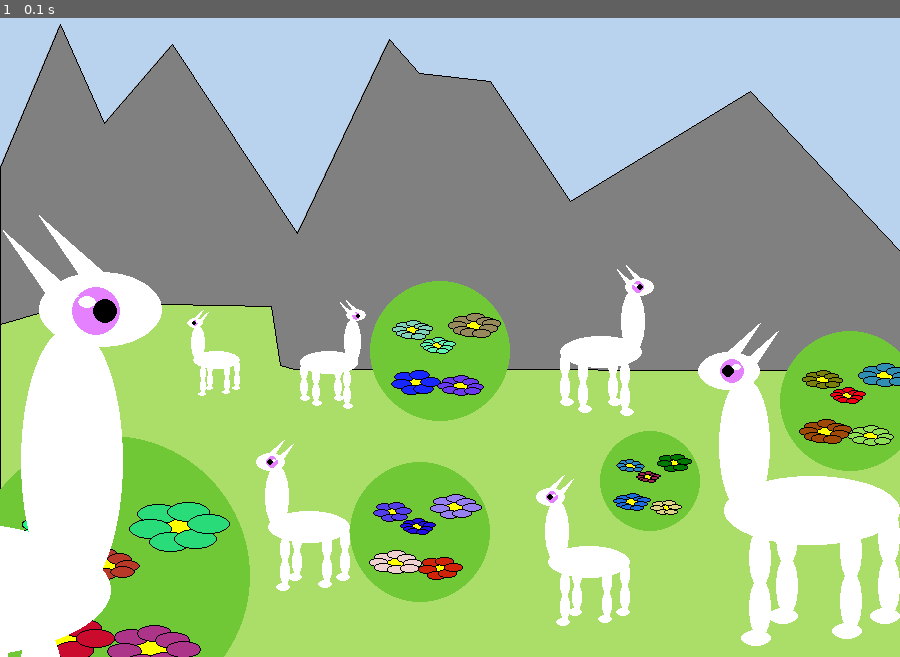
Above: before the commit, frame 1.
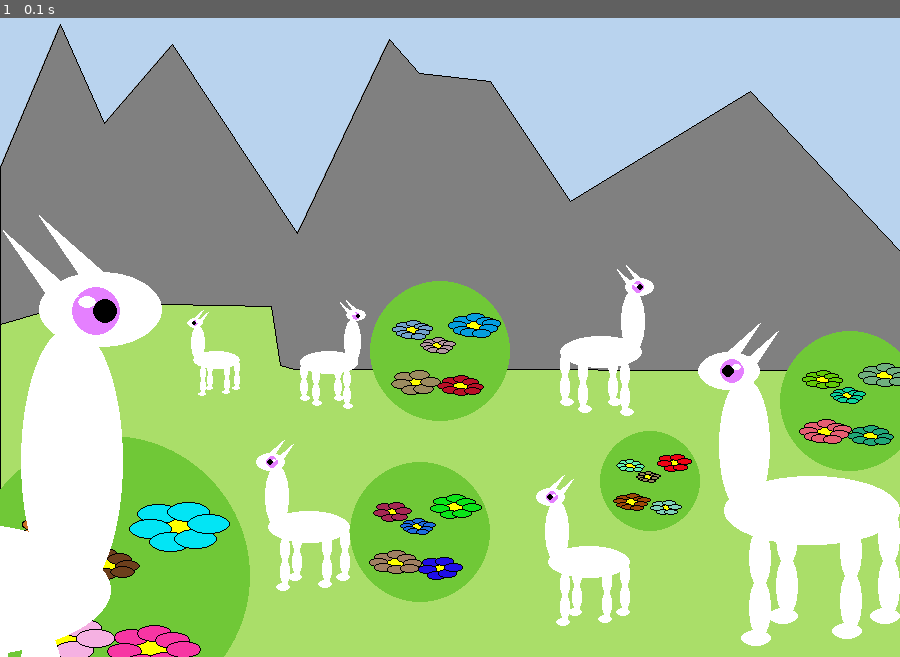
Above: after the commit, the same moment.

Repository: sarseniy/infa_2020_sarseniy
Game: pygame game, started from lab3/exercise_2_draw.py
Same seed, same stepped clock (60 frames per second), same inputs: the game is played once before the commit and once after it.
Inputs:
- Up to frame 1 (0.1 s): no input

The runs differ from the first frame. In frame 1, 2.4% of the frame differs, in the area x 2-100%, y 46-100%.

Commit message:
Выполнен рефакторинг кода

Diff:
--- a/lab3/exercise_2_draw.py
+++ b/lab3/exercise_2_draw.py
@@ -141,136 +141,66 @@
     pos - список из двух целочисленных значений, задающих координаты левого верхнего угла прямоугольника, в который
       вписывается центральный (желтый) эллипс в рисунке цветка
     size - вещественный параметр, служащий коэффициентом относительного размера
-    num - целочисленный параметр, определяющий количество лепестков в цветке (возможные значения - от 6 до 9)
-    '''
-    if num == 9:
-        flower_9(pos, size)
-    if num == 8:
-        flower_8(pos, size)
-    if num == 7:
-        flower_7(pos, size)
-    if num == 6:
-        flower_6(pos, size)
-
-
-def flower_9(pos, size):
-    '''
-    Функция рисует цветок с девятью лепестками.
-    pos - список из двух целочисленных значений, задающих координаты левого верхнего угла прямоугольника, в который
-      вписывается центральный (желтый) эллипс в рисунке цветка
-    size - вещественный параметр, служащий коэффициентом относительного размера
+    num - целочисленный параметр, определяющий количество лепестков в цветках
     '''
     random_color = (randint(0, 255), randint(0, 255), randint(0, 255))
-    param = [15, 7]
-    param[0] = round(param[0] * size)
-    param[1] = round(param[1] * size)
     ellipse(screen, YELLOW,
             pygame.Rect(pos[0] + round(15 * size), pos[1] + round(6 * size), round(18 * size), round(9 * size)))
-    ellipse(screen, random_color, pygame.Rect(pos[0] + round(5 * size), pos[1] + round(2 * size), param[0], param[1]))
-    ellipse(screen, BLACK, pygame.Rect(pos[0] + round(5 * size), pos[1] + round(2 * size), param[0], param[1]), 1)
-    ellipse(screen, random_color, pygame.Rect(pos[0] + round(1 * size), pos[1] + round(6 * size), param[0], param[1]))
-    ellipse(screen, BLACK, pygame.Rect(pos[0] + round(1 * size), pos[1] + round(6 * size), param[0], param[1]), 1)
-    ellipse(screen, random_color, pygame.Rect(pos[0] + round(5 * size), pos[1] + round(10 * size), param[0], param[1]))
-    ellipse(screen, BLACK, pygame.Rect(pos[0] + round(5 * size), pos[1] + round(10 * size), param[0], param[1]), 1)
-    ellipse(screen, random_color, pygame.Rect(pos[0] + round(10 * size), pos[1] + round(12 * size), param[0], param[1]))
-    ellipse(screen, BLACK, pygame.Rect(pos[0] + round(10 * size), pos[1] + round(12 * size), param[0], param[1]), 1)
-    ellipse(screen, random_color, pygame.Rect(pos[0] + round(15 * size), pos[1] + round(0 * size), param[0], param[1]))
-    ellipse(screen, BLACK, pygame.Rect(pos[0] + round(15 * size), pos[1] + round(0 * size), param[0], param[1]), 1)
-    ellipse(screen, random_color, pygame.Rect(pos[0] + round(23 * size), pos[1] + round(3 * size), param[0], param[1]))
-    ellipse(screen, BLACK, pygame.Rect(pos[0] + round(23 * size), pos[1] + round(3 * size), param[0], param[1]), 1)
-    ellipse(screen, random_color, pygame.Rect(pos[0] + round(28 * size), pos[1] + round(5 * size), param[0], param[1]))
-    ellipse(screen, BLACK, pygame.Rect(pos[0] + round(28 * size), pos[1] + round(5 * size), param[0], param[1]), 1)
-    ellipse(screen, random_color, pygame.Rect(pos[0] + round(25 * size), pos[1] + round(9 * size), param[0], param[1]))
-    ellipse(screen, BLACK, pygame.Rect(pos[0] + round(25 * size), pos[1] + round(9 * size), param[0], param[1]), 1)
-    ellipse(screen, random_color, pygame.Rect(pos[0] + round(20 * size), pos[1] + round(13 * size), param[0], param[1]))
-    ellipse(screen, BLACK, pygame.Rect(pos[0] + round(20 * size), pos[1] + round(13 * size), param[0], param[1]), 1)
-
-
-def flower_8(pos, size):
-    '''
-    Функция рисует цветок с восемью лепестками.
-    pos - список из двух целочисленных значений, задающих координаты левого верхнего угла прямоугольника, в который
-      вписывается центральный (желтый) эллипс в рисунке цветка
-    size - вещественный параметр, служащий коэффициентом относительного размера
-    '''
-    random_color = (randint(0, 255), randint(0, 255), randint(0, 255))
-    param = [15, 7]
-    param[0] = round(param[0] * size)
-    param[1] = round(param[1] * size)
-    ellipse(screen, YELLOW,
-            pygame.Rect(pos[0] + round(15 * size), pos[1] + round(6 * size), round(18 * size), round(9 * size)))
-    ellipse(screen, random_color, pygame.Rect(pos[0] + round(5 * size), pos[1] + round(2 * size), param[0], param[1]))
-    ellipse(screen, BLACK, pygame.Rect(pos[0] + round(5 * size), pos[1] + round(2 * size), param[0], param[1]), 1)
-    ellipse(screen, random_color, pygame.Rect(pos[0] + round(1 * size), pos[1] + round(6 * size), param[0], param[1]))
-    ellipse(screen, BLACK, pygame.Rect(pos[0] + round(1 * size), pos[1] + round(6 * size), param[0], param[1]), 1)
-    ellipse(screen, random_color, pygame.Rect(pos[0] + round(5 * size), pos[1] + round(10 * size), param[0], param[1]))
-    ellipse(screen, BLACK, pygame.Rect(pos[0] + round(5 * size), pos[1] + round(10 * size), param[0], param[1]), 1)
-    ellipse(screen, random_color, pygame.Rect(pos[0] + round(15 * size), pos[1] + round(12 * size), param[0], param[1]))
-    ellipse(screen, BLACK, pygame.Rect(pos[0] + round(15 * size), pos[1] + round(12 * size), param[0], param[1]), 1)
-    ellipse(screen, random_color, pygame.Rect(pos[0] + round(15 * size), pos[1] + round(0 * size), param[0], param[1]))
-    ellipse(screen, BLACK, pygame.Rect(pos[0] + round(15 * size), pos[1] + round(0 * size), param[0], param[1]), 1)
-    ellipse(screen, random_color, pygame.Rect(pos[0] + round(23 * size), pos[1] + round(3 * size), param[0], param[1]))
-    ellipse(screen, BLACK, pygame.Rect(pos[0] + round(23 * size), pos[1] + round(3 * size), param[0], param[1]), 1)
-    ellipse(screen, random_color, pygame.Rect(pos[0] + round(28 * size), pos[1] + round(7 * size), param[0], param[1]))
-    ellipse(screen, BLACK, pygame.Rect(pos[0] + round(28 * size), pos[1] + round(7 * size), param[0], param[1]), 1)
-    ellipse(screen, random_color, pygame.Rect(pos[0] + round(25 * size), pos[1] + round(11 * size), param[0], param[1]))
-    ellipse(screen, BLACK, pygame.Rect(pos[0] + round(25 * size), pos[1] + round(11 * size), param[0], param[1]), 1)
-
-
-def flower_7(pos, size):
-    '''
-    Функция рисует цветок с семью лепестками.
-    pos - список из двух целочисленных значений, задающих координаты левого верхнего угла прямоугольника, в который
-      вписывается центральный (желтый) эллипс в рисунке цветка
-    size - вещественный параметр, служащий коэффициентом относительного размера
-    '''
-    random_color = (randint(0, 255), randint(0, 255), randint(0, 255))
-    param = [15.5, 7.5]
-    param[0] = round(param[0] * size)
-    param[1] = round(param[1] * size)
-    ellipse(screen, YELLOW,
-            pygame.Rect(pos[0] + round(15 * size), pos[1] + round(6 * size), round(18 * size), round(9 * size)))
-    ellipse(screen, random_color, pygame.Rect(pos[0] + round(5 * size), pos[1] + round(2 * size), param[0], param[1]))
-    ellipse(screen, BLACK, pygame.Rect(pos[0] + round(5 * size), pos[1] + round(2 * size), param[0], param[1]), 1)
-    ellipse(screen, random_color, pygame.Rect(pos[0] + round(2 * size), pos[1] + round(8 * size), param[0], param[1]))
-    ellipse(screen, BLACK, pygame.Rect(pos[0] + round(2 * size), pos[1] + round(8 * size), param[0], param[1]), 1)
-    ellipse(screen, random_color, pygame.Rect(pos[0] + round(10 * size), pos[1] + round(13 * size), param[0], param[1]))
-    ellipse(screen, BLACK, pygame.Rect(pos[0] + round(10 * size), pos[1] + round(13 * size), param[0], param[1]), 1)
-    ellipse(screen, random_color, pygame.Rect(pos[0] + round(20 * size), pos[1] + round(12 * size), param[0], param[1]))
-    ellipse(screen, BLACK, pygame.Rect(pos[0] + round(20 * size), pos[1] + round(12 * size), param[0], param[1]), 1)
-    ellipse(screen, random_color, pygame.Rect(pos[0] + round(15 * size), pos[1] + round(0 * size), param[0], param[1]))
-    ellipse(screen, BLACK, pygame.Rect(pos[0] + round(15 * size), pos[1] + round(0 * size), param[0], param[1]), 1)
-    ellipse(screen, random_color, pygame.Rect(pos[0] + round(23 * size), pos[1] + round(3 * size), param[0], param[1]))
-    ellipse(screen, BLACK, pygame.Rect(pos[0] + round(23 * size), pos[1] + round(3 * size), param[0], param[1]), 1)
-    ellipse(screen, random_color, pygame.Rect(pos[0] + round(28 * size), pos[1] + round(7 * size), param[0], param[1]))
-    ellipse(screen, BLACK, pygame.Rect(pos[0] + round(28 * size), pos[1] + round(7 * size), param[0], param[1]), 1)
-
-
-def flower_6(pos, size):
-    '''
-    Функция рисует цветок с шестью лепестками.
-    pos - список из двух целочисленных значений, задающих координаты левого верхнего угла прямоугольника, в который
-      вписывается центральный (желтый) эллипс в рисунке цветка
-    size - вещественный параметр, служащий коэффициентом относительного размера
-    '''
-    random_color = (randint(0, 255), randint(0, 255), randint(0, 255))
-    param = [17, 8]
-    param[0] = round(param[0] * size)
-    param[1] = round(param[1] * size)
-    ellipse(screen, YELLOW,
-            pygame.Rect(pos[0] + round(15 * size), pos[1] + round(6 * size), round(18 * size), round(9 * size)))
-    ellipse(screen, random_color, pygame.Rect(pos[0] + round(5 * size), pos[1] + round(2 * size), param[0], param[1]))
-    ellipse(screen, BLACK, pygame.Rect(pos[0] + round(5 * size), pos[1] + round(2 * size), param[0], param[1]), 1)
-    ellipse(screen, random_color, pygame.Rect(pos[0] + round(2 * size), pos[1] + round(8 * size), param[0], param[1]))
-    ellipse(screen, BLACK, pygame.Rect(pos[0] + round(2 * size), pos[1] + round(8 * size), param[0], param[1]), 1)
-    ellipse(screen, random_color, pygame.Rect(pos[0] + round(10 * size), pos[1] + round(13 * size), param[0], param[1]))
-    ellipse(screen, BLACK, pygame.Rect(pos[0] + round(10 * size), pos[1] + round(13 * size), param[0], param[1]), 1)
-    ellipse(screen, random_color, pygame.Rect(pos[0] + round(20 * size), pos[1] + round(12 * size), param[0], param[1]))
-    ellipse(screen, BLACK, pygame.Rect(pos[0] + round(20 * size), pos[1] + round(12 * size), param[0], param[1]), 1)
-    ellipse(screen, random_color, pygame.Rect(pos[0] + round(17 * size), pos[1] + round(1 * size), param[0], param[1]))
-    ellipse(screen, BLACK, pygame.Rect(pos[0] + round(17 * size), pos[1] + round(1 * size), param[0], param[1]), 1)
-    ellipse(screen, random_color, pygame.Rect(pos[0] + round(25 * size), pos[1] + round(6 * size), param[0], param[1]))
-    ellipse(screen, BLACK, pygame.Rect(pos[0] + round(25 * size), pos[1] + round(6 * size), param[0], param[1]), 1)
+
+    if num == 9:
+        param = [15, 7]
+        param[0] = round(param[0] * size)
+        param[1] = round(param[1] * size)
+        flower_list = [ pygame.Rect(pos[0] + round(5 * size), pos[1] + round(2 * size), param[0], param[1]),
+                        pygame.Rect(pos[0] + round(1 * size), pos[1] + round(6 * size), param[0], param[1]),
+                        pygame.Rect(pos[0] + round(5 * size), pos[1] + round(10 * size), param[0], param[1]),
+                        pygame.Rect(pos[0] + round(10 * size), pos[1] + round(12 * size), param[0], param[1]),
+                        pygame.Rect(pos[0] + round(15 * size), pos[1] + round(0 * size), param[0], param[1]),
+                        pygame.Rect(pos[0] + round(23 * size), pos[1] + round(3 * size), param[0], param[1]),
+                        pygame.Rect(pos[0] + round(28 * size), pos[1] + round(5 * size), param[0], param[1]),
+                        pygame.Rect(pos[0] + round(25 * size), pos[1] + round(9 * size), param[0], param[1]),
+                        pygame.Rect(pos[0] + round(20 * size), pos[1] + round(13 * size), param[0], param[1])
+                        ]
+    elif num == 8:
+        param = [15, 7]
+        param[0] = round(param[0] * size)
+        param[1] = round(param[1] * size)
+        flower_list = [ pygame.Rect(pos[0] + round(5 * size), pos[1] + round(2 * size), param[0], param[1]),
+                        pygame.Rect(pos[0] + round(1 * size), pos[1] + round(6 * size), param[0], param[1]),
+                        pygame.Rect(pos[0] + round(5 * size), pos[1] + round(10 * size), param[0], param[1]),
+                        pygame.Rect(pos[0] + round(15 * size), pos[1] + round(12 * size), param[0], param[1]),
+                        pygame.Rect(pos[0] + round(15 * size), pos[1] + round(0 * size), param[0], param[1]),
+                        pygame.Rect(pos[0] + round(23 * size), pos[1] + round(3 * size), param[0], param[1]),
+                        pygame.Rect(pos[0] + round(28 * size), pos[1] + round(7 * size), param[0], param[1]),
+                        pygame.Rect(pos[0] + round(25 * size), pos[1] + round(11 * size), param[0], param[1])
+                        ]
+    elif num == 7:
+        param = [15.5, 7.5]
+        param[0] = round(param[0] * size)
+        param[1] = round(param[1] * size)
+        flower_list = [ pygame.Rect(pos[0] + round(5 * size), pos[1] + round(2 * size), param[0], param[1]),
+                        pygame.Rect(pos[0] + round(2 * size), pos[1] + round(8 * size), param[0], param[1]),
+                        pygame.Rect(pos[0] + round(10 * size), pos[1] + round(13 * size), param[0], param[1]),
+                        pygame.Rect(pos[0] + round(20 * size), pos[1] + round(12 * size), param[0], param[1]),
+                        pygame.Rect(pos[0] + round(15 * size), pos[1] + round(0 * size), param[0], param[1]),
+                        pygame.Rect(pos[0] + round(23 * size), pos[1] + round(3 * size), param[0], param[1]),
+                        pygame.Rect(pos[0] + round(28 * size), pos[1] + round(7 * size), param[0], param[1])
+                        ]
+    elif num == 6:
+        param = [17, 8]
+        param[0] = round(param[0] * size)
+        param[1] = round(param[1] * size)
+        flower_list = [ pygame.Rect(pos[0] + round(5 * size), pos[1] + round(2 * size), param[0], param[1]),
+                        pygame.Rect(pos[0] + round(2 * size), pos[1] + round(8 * size), param[0], param[1]),
+                        pygame.Rect(pos[0] + round(10 * size), pos[1] + round(13 * size), param[0], param[1]),
+                        pygame.Rect(pos[0] + round(20 * size), pos[1] + round(12 * size), param[0], param[1]),
+                        pygame.Rect(pos[0] + round(17 * size), pos[1] + round(1 * size), param[0], param[1]),
+                        pygame.Rect(pos[0] + round(25 * size), pos[1] + round(6 * size), param[0], param[1])
+                        ]
+
+    for i in flower_list:
+        ellipse(screen, random_color, i)
+        ellipse(screen, BLACK, i, 1)
 
 def bush(pos, size):
     '''
@@ -304,29 +234,25 @@
 screen.fill(SKY)
 
 # Рисование ландшафта
-mountains = [
-            (0, 216), (60, 73), (104, 172), (172, 93), (297, 282), (389, 88), (419, 122), (490, 130), (570, 250),
-            (750, 140), (900, 300), (900, 706), (0, 706)
-            ]
-grass = [
-        (0, 373), (38, 362), (75, 359), (114, 352), (271, 355), (280, 414), (294, 418), (900, 419), (900, 706),
+mountains = [ (0, 216), (60, 73), (104, 172), (172, 93), (297, 282), (389, 88), (419, 122), (490, 130), (570, 250),
+              (750, 140), (900, 300), (900, 706), (0, 706)
+              ]
+grass = [ (0, 373), (38, 362), (75, 359), (114, 352), (271, 355), (280, 414), (294, 418), (900, 419), (900, 706),
         (0, 706)
-        ]
+          ]
 landskape(mountains, grass)
 
 # Рисование кустов
-bush_list = [
-            ([420, 581], 0.7), ([650, 530], 0.5),  ([110, 625], 0.8), ([110, 625], 1.4), ([440, 400], 0.7),
+bush_list = [ ([420, 581], 0.7), ([650, 530], 0.5),  ([110, 625], 0.8), ([110, 625], 1.4), ([440, 400], 0.7),
             ([850, 450], 0.7)
-            ]
+              ]
 for i in bush_list:
     bush(*i)
 
 # Рисование лам
-lama_list = [
-            ([500, 800], 0.7, True), ([600, 1000], 0.4, True), ([600, 800], 0.5), ([-80, 190], 3),
-            ([600, 350], 1.5, True), ([800, 550], 0.7), ([900, 850], 0.7, True)
-            ]
+lama_list = [ ([500, 800], 0.7, True), ([600, 1000], 0.4, True), ([600, 800], 0.5), ([-80, 190], 3),
+              ([600, 350], 1.5, True), ([800, 550], 0.7), ([900, 850], 0.7, True)
+              ]
 for i in lama_list:
     draw_lama(*i)
 
